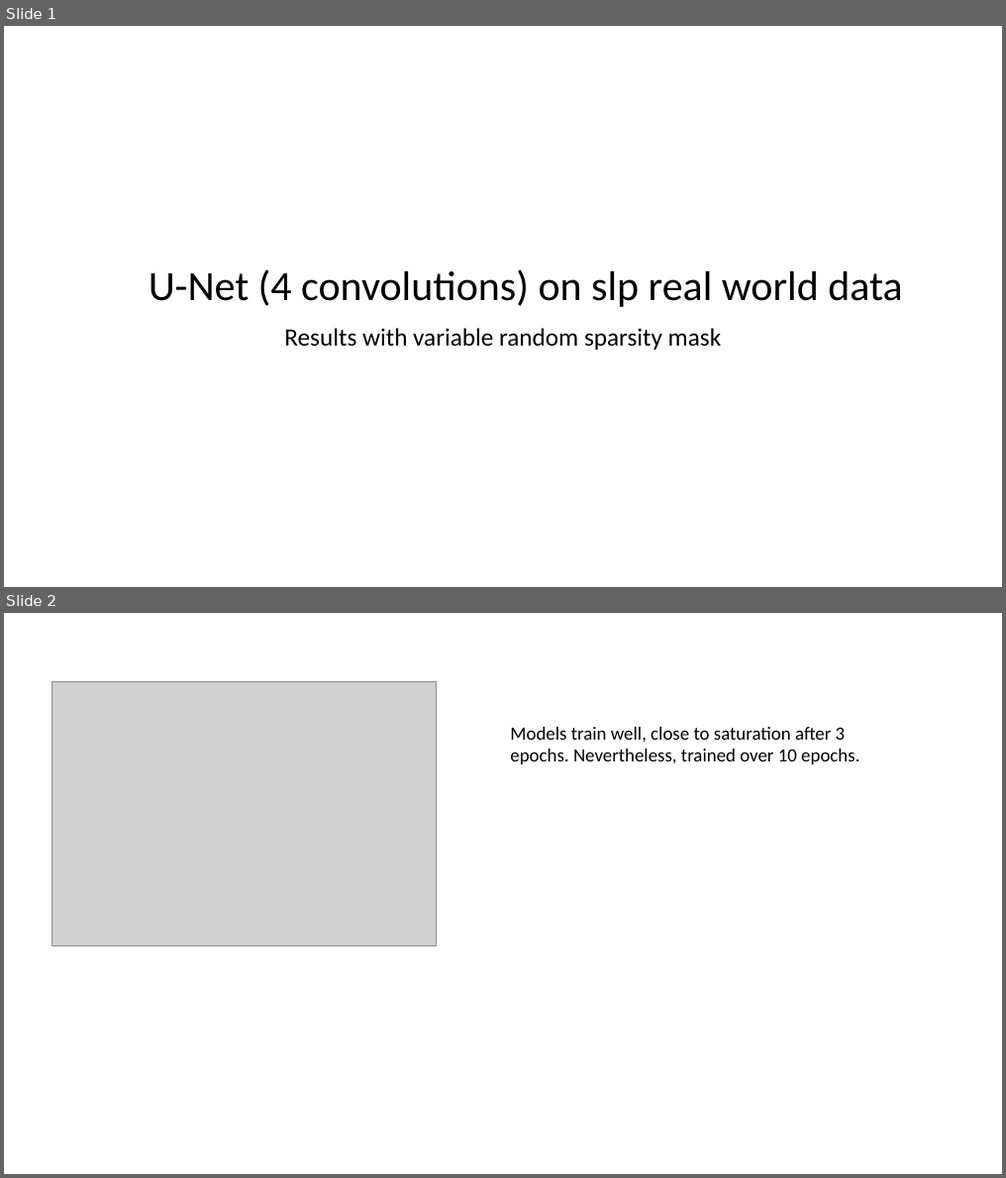
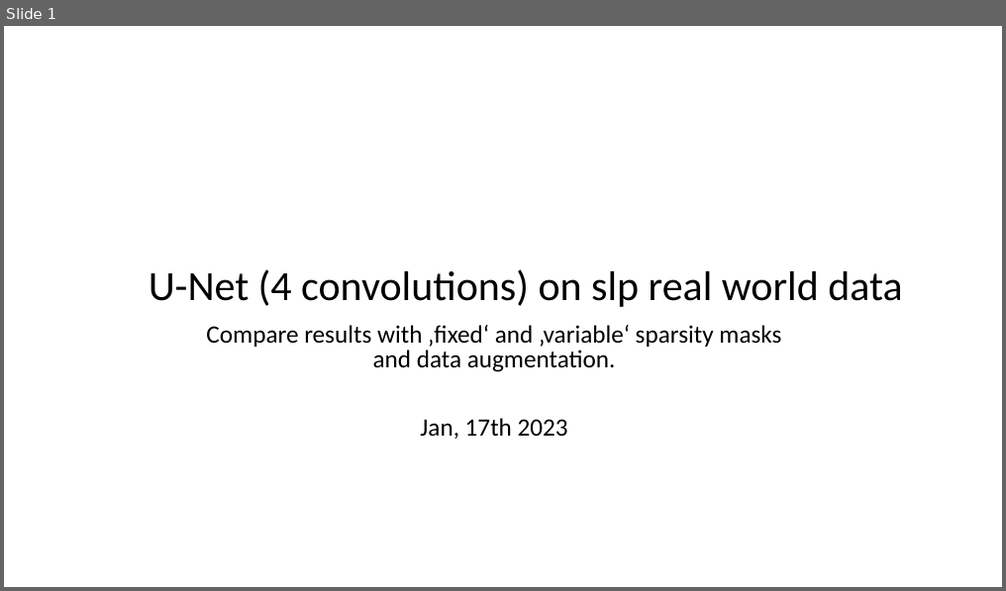
Before and after one commit to MarcoLandtHayen/reconstruct-sparse-inputs, a slide deck: presentations/unet_4conv_slp_realworld.pptx. Shown one above the other, each under a label of ours: slides 1 and 2 before the commit, slide 1 after it. The pictures are 1006x1178 and 1006x591 pixels, drawn with LibreOffice and Linux fonts; fonts in the diff are those of the drawing; grey boxes stand for pictures. Boxes give left, top, right and bottom in pixels: in the first picture for what was removed or moved away, otherwise in the second. Text is boxed around its words. In the diff, an @@ line names an element or a change of style, - is before the commit and + after.

Commit message:
Update presentation with summary on first experiments with U-Net on slp real world data

```diff
--- a/presentations/unet_4conv_slp_realworld.pptx
+++ b/presentations/unet_4conv_slp_realworld.pptx
@@ slide 2 removed at [4, 613, 1002, 1174], background #FFFFFF @@
@@ picture removed at [52, 682, 437, 947] @@
@@ text removed at [510, 727, 859, 764] @@
-Models train well, close to saturation after 3 epochs. Nevertheless, trained over 10 epochs.
@@ slide 1 changed as well @@
@@ subtitle at [206, 325, 781, 439]: text changed @@
-Results with variable random sparsity mask
+Compare results with ‚fixed‘ and ‚variable‘ sparsity masks and data augmentation.
+Jan, 17th 2023
```
Also in this commit, not shown: 4 other slides changed, 5 slides added.
